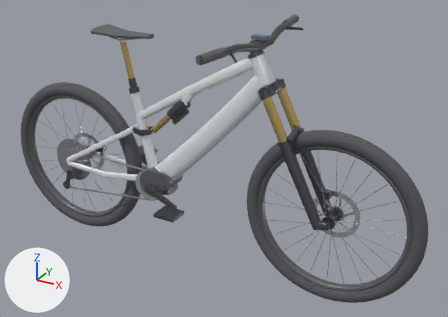
What one commit did to the glTF model docs/models/ebike-mtb-2027-orbea-rise-lt.glb.
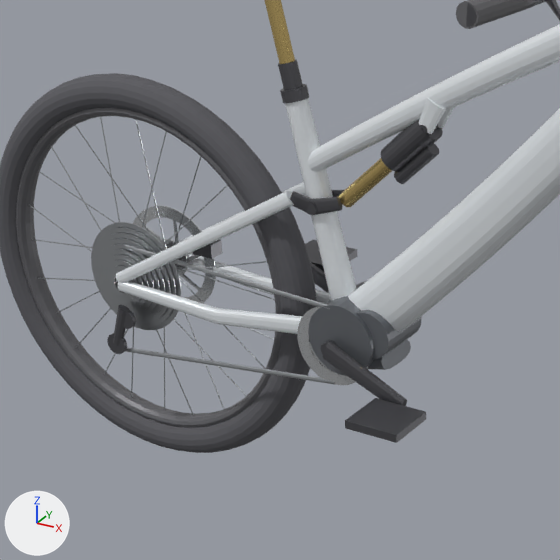
There are two pictures of each version: one whole from a camera (50 mm lens) standing at (1.289, -2.058, 1.552) and looking at (0.128, 0.054, 0.496), one close up on the part from 5% to 52% of the width and 17% to 84% of the height. The lights are fixed; the arrows at lower left show +X, +Y and +Z. The last two pictures show the newer version. Vertices at exactly the same position are counted once.

The older version as bpy lines, for what is in view:
```python
ob_frame_shock_clevis_boss = bpy.data.objects.new('frame_shock_clevis_boss', me_frame_shock_clevis_boss)
ob_frame_shock_clevis_boss.location = (0.0, 0.0, 0.0)
ob_rear_chainstays = bpy.data.objects.new('rear_chainstays', me_rear_chainstays)
ob_rear_chainstays.location = (0.0, 0.0, 0.0)
ob_rear_seatstays = bpy.data.objects.new('rear_seatstays', me_rear_seatstays)
ob_rear_seatstays.location = (0.0, 0.0, 0.0)
ob_rear_shock_body = bpy.data.objects.new('rear_shock_body', me_rear_shock_body)
ob_rear_shock_body.location = (0.0, 0.0, 0.0)
ob_rear_shock_shaft = bpy.data.objects.new('rear_shock_shaft', me_rear_shock_shaft)
ob_rear_shock_shaft.location = (0.0, 0.0, 0.0)
ob_seatpost_dropper_upper = bpy.data.objects.new('seatpost_dropper_upper', me_seatpost_dropper_upper)
ob_seatpost_dropper_upper.location = (0.0, 0.0, 0.0)
ob_suspension_rocker_link = bpy.data.objects.new('suspension_rocker_link', me_suspension_rocker_link)
ob_suspension_rocker_link.location = (0.0, 0.0, 0.0)
# also in view: 'frame_seattube' at (-0.233, 0.0, 0.552); 'drivetrain_chain' at (-0.421, -0.063, 0.331); 'frame_downtube' at (0.085, 0.0, 0.619); 'rear_wheel_tire' at (-0.633, 0.0, 0.365); 'rear_wheel_brake_rotor' at (-0.633, 0.062, 0.365)
```
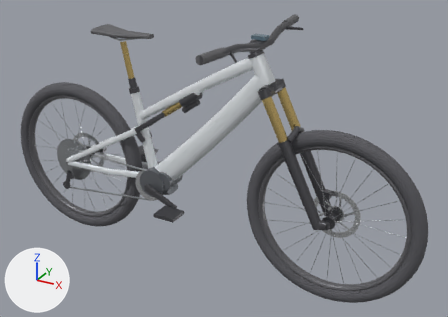
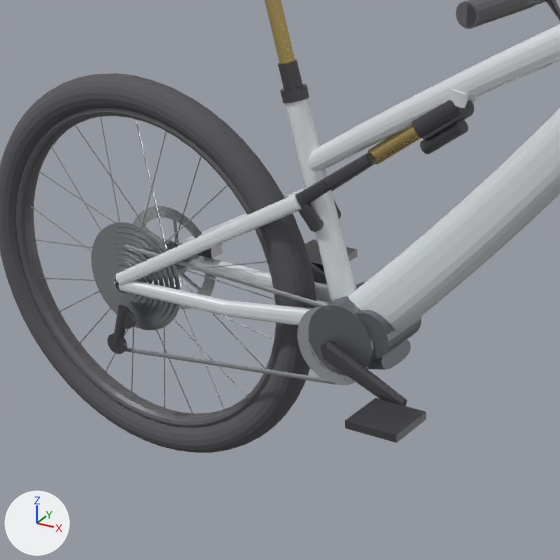
Where the change shows, as pixel boxes (x1, y1, x2, y2) in the close-ups (560 x 560 px; the box of a moved part takes in the faces that stretch with it):
'rear_chainstays', reshaped (13% shorter)
    before: (118, 253, 331, 334)
    after: (119, 256, 331, 326)
'rear_seatstays', reshaped
    before: (116, 182, 307, 283)
    after: (116, 188, 305, 286)
'rear_shock_body', reshaped
    before: (381, 120, 443, 184)
    after: (412, 100, 474, 154)
'rear_shock_shaft', reshaped (20% shorter)
    before: (339, 158, 392, 207)
    after: (368, 125, 421, 164)
'suspension_rocker_yoke', added
    after: (296, 100, 473, 232)
'frame_shock_clevis_boss', reshaped
    before: (419, 98, 455, 134)
    after: (449, 88, 478, 108)
'suspension_rocker_link', deleted
    before: (290, 124, 438, 215)
part 2 of me_rear_seatstays, moved or reshaped (mostly hidden)
    before: (179, 182, 307, 243)
    after: (179, 188, 305, 245)
part 3 of me_rear_seatstays, moved or reshaped
    before: (116, 190, 294, 283)
    after: (116, 193, 302, 286)
part 5 of me_rear_shock_body, moved or reshaped
    before: (381, 120, 443, 172)
    after: (412, 100, 474, 140)
part 6 of me_rear_shock_body, moved or reshaped
    before: (394, 143, 439, 184)
    after: (420, 120, 468, 154)

Patch to the scene script:
```diff
--- a/docs/models/ebike-mtb-2027-orbea-rise-lt.glb.py
+++ b/docs/models/ebike-mtb-2027-orbea-rise-lt.glb.py
@@ me_rear_chainstays @@
-me_rear_chainstays.from_pydata(...)  # 230 vertices, 448 faces; spans x -0.635..-0.201, y -0.085..0.085, z 0.329..0.38
+me_rear_chainstays.from_pydata(...)  # 230 vertices, 448 faces; spans x -0.634..-0.185, y -0.082..0.082, z 0.347..0.398
+# me_rear_chainstays part 1: 230 of 230 vertices moved; they spanned x -0.635..-0.201, y -0.085..0.085, z 0.329..0.38 and now span x -0.634..-0.185, y -0.082..0.082, z 0.347..0.398; mean shift (0.014, 0.0, 0.012)
 me_rear_chainstays.materials.append(mat_frame_primary_paint)
@@ me_rear_seatstays @@
-me_rear_seatstays.from_pydata(...)  # 144 vertices, 280 faces; spans x -0.639..-0.269, y -0.085..0.085, z 0.368..0.594
+me_rear_seatstays.from_pydata(...)  # 144 vertices, 280 faces; spans x -0.639..-0.254, y -0.085..0.085, z 0.365..0.591
+# me_rear_seatstays part 2: the loose piece of 72 vertices spanning x -0.639..-0.269, y 0.025..0.085, z 0.368..0.594 is multiplied about its middle by the matrix ((1.03, 0.006, 0.023), (-0.006, 1.03, -0.003), (-0.023, 0.003, 1.03)), then moved by (0.007, -0.002, -0.003)
+# me_rear_seatstays part 3: the loose piece of 72 vertices spanning x -0.639..-0.269, y -0.085..-0.025, z 0.368..0.594 is multiplied about its middle by the matrix ((1.03, -0.006, 0.023), (0.006, 1.03, 0.003), (-0.023, -0.003, 1.03)), then moved by (0.007, 0.002, -0.003)
 me_rear_seatstays.materials.append(mat_frame_primary_paint)
@@ me_frame_shock_clevis_boss @@
-me_frame_shock_clevis_boss.from_pydata(...)  # 64 vertices, 120 faces; spans x -0.0338..0.0178, y -0.0228..0.0228, z 0.7319..0.7922
+me_frame_shock_clevis_boss.from_pydata(...)  # 64 vertices, 120 faces; spans x 0.0248..0.0604, y -0.0228..0.0228, z 0.7835..0.8128
+# me_frame_shock_clevis_boss part 4: the whole mesh is multiplied about its middle by the matrix ((0.917, 0.0, -0.372), (0.0, 1.0, 0.0), (0.062, 0.0, 0.491)), then moved by (0.05, 0.0, 0.0363)
 me_frame_shock_clevis_boss.materials.append(mat_frame_primary_paint)
@@ me_rear_shock_body @@
-me_rear_shock_body.from_pydata(...)  # 178 vertices, 348 faces; spans x -0.1108..-0.005, y -0.0238..0.0238, z 0.6327..0.7558
+me_rear_shock_body.from_pydata(...)  # 178 vertices, 348 faces; spans x -0.0486..0.0523, y -0.0238..0.0238, z 0.6909..0.8055
+# me_rear_shock_body part 5: the loose piece of 112 vertices spanning x -0.1108..-0.005, y -0.0238..0.0238, z 0.653..0.7558 is multiplied about its middle by the matrix ((0.928, 0.0, 0.082), (0.0, 1.0, 0.0), (-0.183, 0.0, 0.95)), then moved by (0.0598, 0.0, 0.056)
+# me_rear_shock_body part 6: the loose piece of 66 vertices spanning x -0.0899..-0.009, y -0.012..0.012, z 0.6327..0.71 is multiplied about its middle by the matrix ((0.963, 0.0, 0.114), (0.0, 1.0, 0.0), (-0.159, 0.0, 0.973)), then moved by (0.0525, 0.0, 0.0533)
 me_rear_shock_body.materials.append(mat_anodized_dark_alloy)
@@ me_rear_shock_shaft @@
-me_rear_shock_shaft.from_pydata(...)  # 56 vertices, 108 faces; spans x -0.1988..-0.0824, y -0.0138..0.0138, z 0.5728..0.6833
+me_rear_shock_shaft.from_pydata(...)  # 56 vertices, 108 faces; spans x -0.1379..-0.0242, y -0.0138..0.0138, z 0.6576..0.7483
+# me_rear_shock_shaft part 7: the whole mesh is multiplied about its middle by the matrix ((0.928, 0.0, 0.082), (0.0, 1.0, 0.0), (-0.183, 0.0, 0.95)), then moved by (0.0595, 0.0, 0.0749)
 me_rear_shock_shaft.materials.append(mat_stanchion_kashima)
@@ ob_suspension_rocker_link @@
-ob_suspension_rocker_link = bpy.data.objects.new('suspension_rocker_link', me_suspension_rocker_link)
@@ ob_suspension_rocker_yoke @@
+ob_suspension_rocker_yoke = bpy.data.objects.new('suspension_rocker_yoke', me_suspension_rocker_yoke)  # 382 vertices, 736 faces; spans x -0.273..0.048, y -0.045..0.045, z 0.367..0.795; in mat_anodized_dark_alloy (dark grey #606065)
+ob_suspension_rocker_yoke.location = (0.0, 0.0, 0.0)
```
